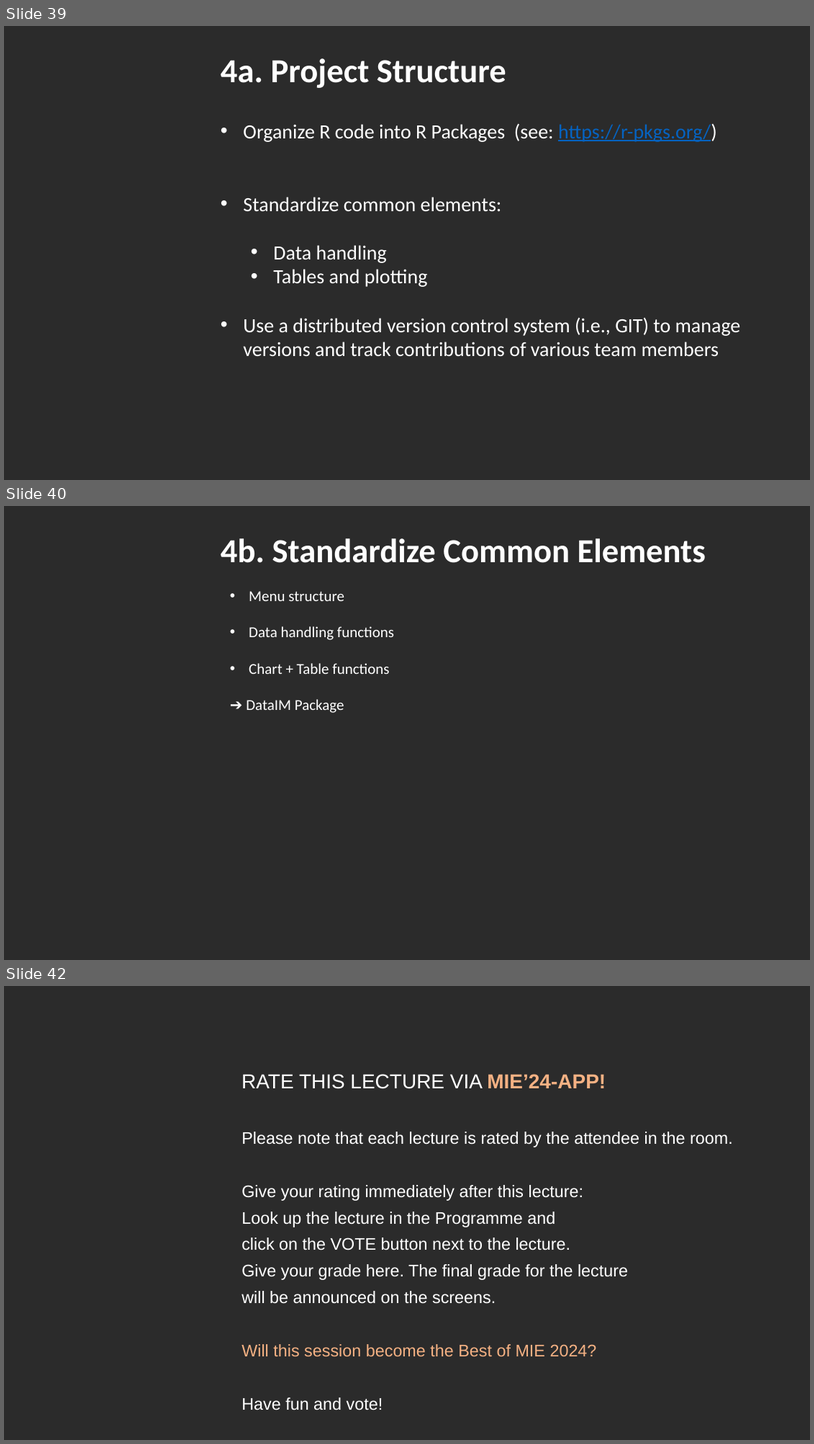
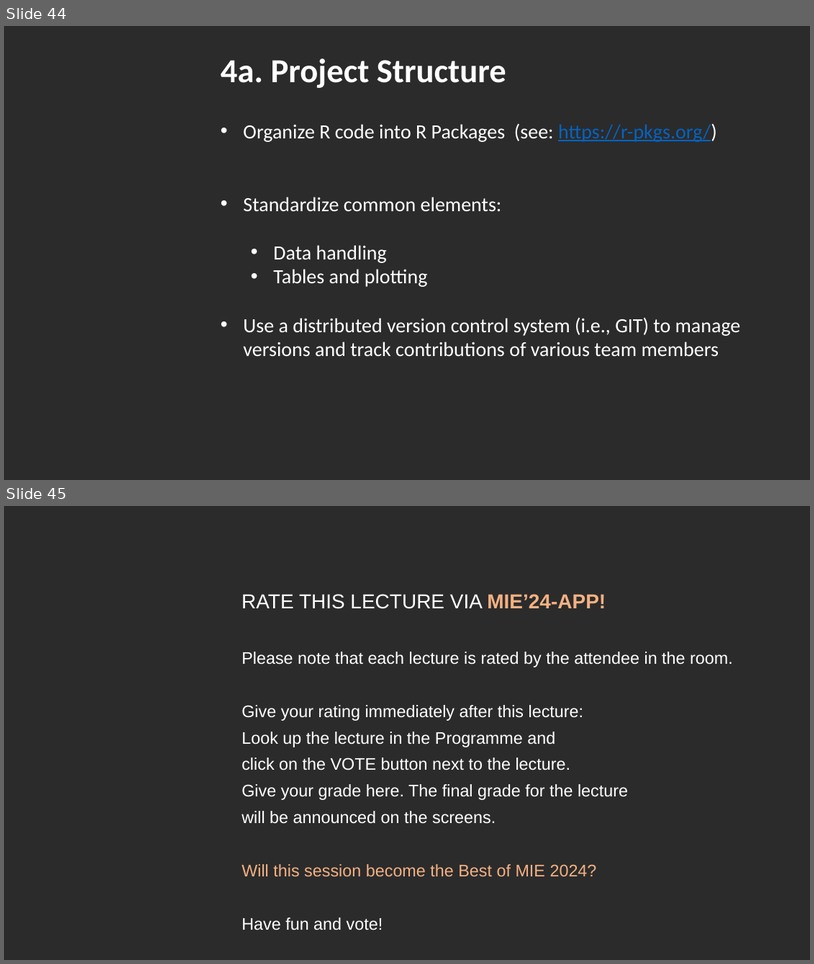
Before and after one commit to DataIMLabs/MIE2024, a slide deck: presentation/session1/MIE2024-DataIM-Masterclass-Session1.pptx. Shown one above the other, each under a label of ours: slides 39, 40 and 42 before the commit, slides 44 and 45 after it; the slides between them are not shown. The pictures are 814x1444 and 814x964 pixels, drawn with LibreOffice and Linux fonts; fonts in the diff are those of the drawing; background and template pictures are left out; a plain dark background stands for a picture behind light text. Boxes give left, top, right and bottom in pixels: in the first picture for what was removed or moved away, otherwise in the second. Text is boxed around its words. In the diff, an @@ line names an element or a change of style, - is before the commit and + after.

```diff
--- a/presentation/session1/MIE2024-DataIM-Masterclass-Session1.pptx
+++ b/presentation/session1/MIE2024-DataIM-Masterclass-Session1.pptx
@@ slide 40 removed at <box>4,506,810,960</box>, background picture (left out) @@
@@ text removed at <box>221,538,706,563</box> @@
-4b. Standardize Common Elements
@@ text removed at <box>246,591,394,713</box> @@
-• Menu structure
-• Data handling functions
-• Chart + Table functions
-➔ DataIM Package
@@ what was slide 39 is now slide 44 @@
@@ what was slide 42 is now slide 45 @@
```
Also in this commit, not shown: 3 slides changed, 9 slides added, 5 other slides removed, 6 other files.
